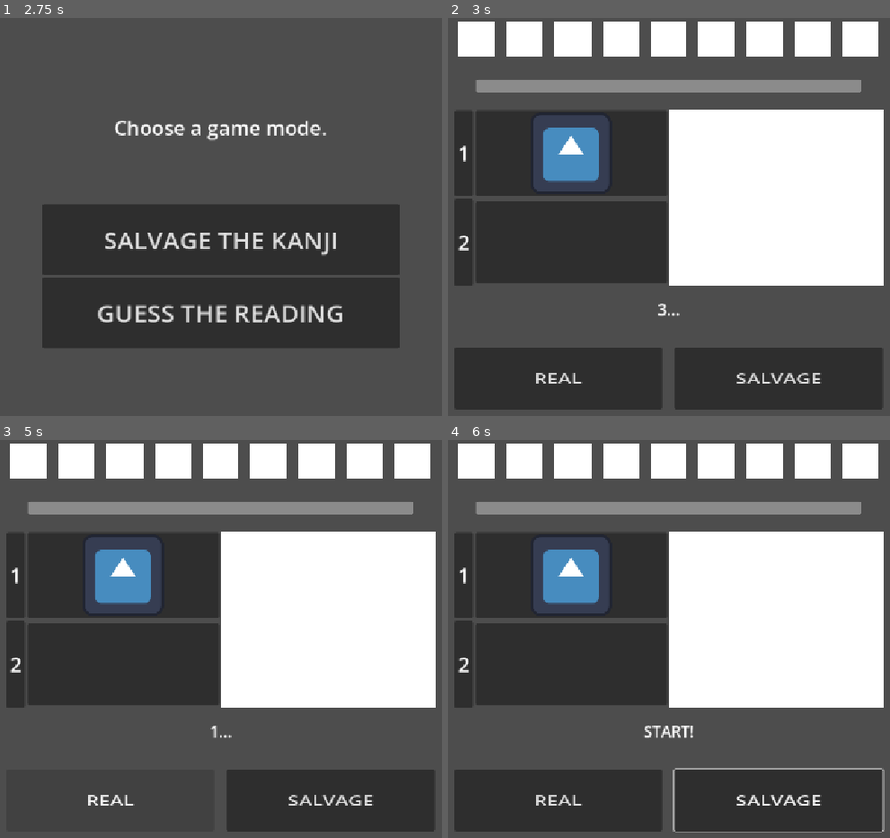
Above: before the commit, frames 1-4 (two rows, left to right).
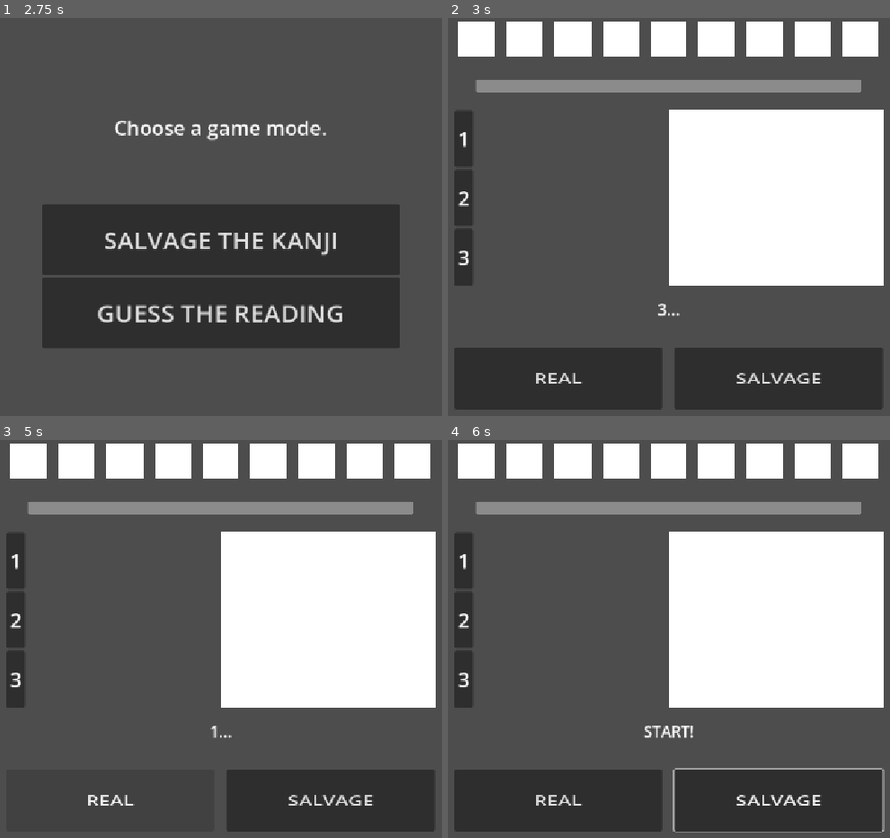
Above: after the commit, the same moments.

Repository: LeYohan-rgb/salvage_the_kanji
Game: Godot game, scene res://Scenes/initial_screen.tscn
Same seed, same stepped clock (60 frames per second), same inputs: the game is played once before the commit and once after it. The engine's default icon, where the game draws it, is replaced by a stand-in: a white triangle on a blue panel in a dark square.
Inputs (mouse positions are in pixels of both pictures, inside the frame that each line leads up to):
- Up to frame 1 (2.75 s): click "PLAY" at 0.5 s; click "PLAY" at 1.25 s; click "PLAY" at 2 s
- Up to frame 2 (3 s): click "SALVAGE THE KANJI" at 2.75 s
- Up to frame 3 (5 s): click (123, 575) at 3.52 s; click "REAL" at 4.25 s
- Up to frame 4 (6 s): click "SALVAGE" at 5 s; tap Enter at 5.75 s; move the mouse to (828, 623) at 5.77 s; hold Right from 5.78 s (still down); tap Alt at 5.85 s; click (828, 623) at 5.92 s

Frame 1 is identical in both runs. In frame 2, 17% of the frame differs, in the area x 1-50%, y 23-67%; in frame 3, 17%; in frame 4, 17%.

Commit message:
Finished kanji radical slot system. Depending on the kanji structure, the radicals arranged accordingly

Diff:
--- a/Scenes/salvage_arena.tscn
+++ b/Scenes/salvage_arena.tscn
@@ -1,7 +1,6 @@
 [gd_scene format=3 uid="uid://diitw4yw1ls3i"]
 
 [ext_resource type="Script" uid="uid://cxckel8ei86rj" path="res://Scripts/salvage_arena.gd" id="1_nmltm"]
-[ext_resource type="Texture2D" uid="uid://c3b5rxa3tiihi" path="res://icon.svg" id="2_v0ie1"]
 
 [node name="playing_arena" type="Control" unique_id=1805332936]
 layout_mode = 3
@@ -154,12 +153,14 @@
 [node name="radical_container" type="GridContainer" parent="main_container/center_container/kanji_container/radical_list_container/radical_1" unique_id=1538803821]
 layout_mode = 2
 size_flags_horizontal = 3
+columns = 4
 
 [node name="Panel" type="Button" parent="main_container/center_container/kanji_container/radical_list_container/radical_1/radical_container" unique_id=1244563564]
-layout_mode = 2
-size_flags_horizontal = 3
-size_flags_vertical = 3
-icon = ExtResource("2_v0ie1")
+visible = false
+layout_mode = 2
+size_flags_horizontal = 3
+size_flags_vertical = 3
+text_overrun_behavior = 1
 icon_alignment = 1
 expand_icon = true
 
@@ -168,7 +169,6 @@
 layout_mode = 2
 size_flags_horizontal = 3
 size_flags_vertical = 3
-icon = ExtResource("2_v0ie1")
 icon_alignment = 1
 expand_icon = true
 
@@ -177,7 +177,6 @@
 layout_mode = 2
 size_flags_horizontal = 3
 size_flags_vertical = 3
-icon = ExtResource("2_v0ie1")
 icon_alignment = 1
 expand_icon = true
 
@@ -186,7 +185,6 @@
 layout_mode = 2
 size_flags_horizontal = 3
 size_flags_vertical = 3
-icon = ExtResource("2_v0ie1")
 icon_alignment = 1
 expand_icon = true
 
@@ -195,7 +193,6 @@
 layout_mode = 2
 size_flags_horizontal = 3
 size_flags_vertical = 3
-icon = ExtResource("2_v0ie1")
 icon_alignment = 1
 expand_icon = true
 
@@ -204,7 +201,6 @@
 layout_mode = 2
 size_flags_horizontal = 3
 size_flags_vertical = 3
-icon = ExtResource("2_v0ie1")
 icon_alignment = 1
 expand_icon = true
 
@@ -213,7 +209,6 @@
 layout_mode = 2
 size_flags_horizontal = 3
 size_flags_vertical = 3
-icon = ExtResource("2_v0ie1")
 icon_alignment = 1
 expand_icon = true
 
@@ -222,7 +217,70 @@
 layout_mode = 2
 size_flags_horizontal = 3
 size_flags_vertical = 3
-icon = ExtResource("2_v0ie1")
+icon_alignment = 1
+expand_icon = true
+
+[node name="Panel9" type="Button" parent="main_container/center_container/kanji_container/radical_list_container/radical_1/radical_container" unique_id=1484378296]
+visible = false
+layout_mode = 2
+size_flags_horizontal = 3
+size_flags_vertical = 3
+icon_alignment = 1
+expand_icon = true
+
+[node name="Panel10" type="Button" parent="main_container/center_container/kanji_container/radical_list_container/radical_1/radical_container" unique_id=545833998]
+visible = false
+layout_mode = 2
+size_flags_horizontal = 3
+size_flags_vertical = 3
+icon_alignment = 1
+expand_icon = true
+
+[node name="Panel11" type="Button" parent="main_container/center_container/kanji_container/radical_list_container/radical_1/radical_container" unique_id=1443293920]
+visible = false
+layout_mode = 2
+size_flags_horizontal = 3
+size_flags_vertical = 3
+icon_alignment = 1
+expand_icon = true
+
+[node name="Panel12" type="Button" parent="main_container/center_container/kanji_container/radical_list_container/radical_1/radical_container" unique_id=237734129]
+visible = false
+layout_mode = 2
+size_flags_horizontal = 3
+size_flags_vertical = 3
+icon_alignment = 1
+expand_icon = true
+
+[node name="Panel13" type="Button" parent="main_container/center_container/kanji_container/radical_list_container/radical_1/radical_container" unique_id=2006665741]
+visible = false
+layout_mode = 2
+size_flags_horizontal = 3
+size_flags_vertical = 3
+icon_alignment = 1
+expand_icon = true
+
+[node name="Panel14" type="Button" parent="main_container/center_container/kanji_container/radical_list_container/radical_1/radical_container" unique_id=2032459115]
+visible = false
+layout_mode = 2
+size_flags_horizontal = 3
+size_flags_vertical = 3
+icon_alignment = 1
+expand_icon = true
+
+[node name="Panel15" type="Button" parent="main_container/center_container/kanji_container/radical_list_container/radical_1/radical_container" unique_id=1592820898]
+visible = false
+layout_mode = 2
+size_flags_horizontal = 3
+size_flags_vertical = 3
+icon_alignment = 1
+expand_icon = true
+
+[node name="Panel16" type="Button" parent="main_container/center_container/kanji_container/radical_list_container/radical_1/radical_container" unique_id=424035486]
+visible = false
+layout_mode = 2
+size_flags_horizontal = 3
+size_flags_vertical = 3
 icon_alignment = 1
 expand_icon = true
 
@@ -251,19 +309,135 @@
 layout_mode = 2
 size_flags_horizontal = 3
 
-[node name="Panel" type="Panel" parent="main_container/center_container/kanji_container/radical_list_container/radical_2/radical_container" unique_id=1223300860]
-layout_mode = 2
-
-[node name="Panel2" type="Panel" parent="main_container/center_container/kanji_container/radical_list_container/radical_2/radical_container" unique_id=1286736289]
-layout_mode = 2
-size_flags_horizontal = 3
-size_flags_vertical = 3
-
-[node name="Panel3" type="Panel" parent="main_container/center_container/kanji_container/radical_list_container/radical_2/radical_container" unique_id=822391234]
-layout_mode = 2
+[node name="Panel" type="Button" parent="main_container/center_container/kanji_container/radical_list_container/radical_2/radical_container" unique_id=2097267444]
+visible = false
+layout_mode = 2
+size_flags_horizontal = 3
+size_flags_vertical = 3
+icon_alignment = 1
+expand_icon = true
+
+[node name="Panel2" type="Button" parent="main_container/center_container/kanji_container/radical_list_container/radical_2/radical_container" unique_id=1951267175]
+visible = false
+layout_mode = 2
+size_flags_horizontal = 3
+size_flags_vertical = 3
+icon_alignment = 1
+expand_icon = true
+
+[node name="Panel3" type="Button" parent="main_container/center_container/kanji_container/radical_list_container/radical_2/radical_container" unique_id=1975038240]
+visible = false
+layout_mode = 2
+size_flags_horizontal = 3
+size_flags_vertical = 3
+icon_alignment = 1
+expand_icon = true
+
+[node name="Panel4" type="Button" parent="main_container/center_container/kanji_container/radical_list_container/radical_2/radical_container" unique_id=1578031912]
+visible = false
+layout_mode = 2
+size_flags_horizontal = 3
+size_flags_vertical = 3
+icon_alignment = 1
+expand_icon = true
+
+[node name="Panel5" type="Button" parent="main_container/center_container/kanji_container/radical_list_container/radical_2/radical_container" unique_id=91868318]
+visible = false
+layout_mode = 2
+size_flags_horizontal = 3
+size_flags_vertical = 3
+icon_alignment = 1
+expand_icon = true
+
+[node name="Panel6" type="Button" parent="main_container/center_container/kanji_container/radical_list_container/radical_2/radical_container" unique_id=1435636102]
+visible = false
+layout_mode = 2
+size_flags_horizontal = 3
+size_flags_vertical = 3
+icon_alignment = 1
+expand_icon = true
+
+[node name="Panel7" type="Button" parent="main_container/center_container/kanji_container/radical_list_container/radical_2/radical_container" unique_id=1102971884]
+visible = false
+layout_mode = 2
+size_flags_horizontal = 3
+size_flags_vertical = 3
+icon_alignment = 1
+expand_icon = true
+
+[node name="Panel8" type="Button" parent="main_container/center_container/kanji_container/radical_list_container/radical_2/radical_container" unique_id=406424109]
+visible = false
+layout_mode = 2
+size_flags_horizontal = 3
+size_flags_vertical = 3
+icon_alignment = 1
+expand_icon = true
+
+[node name="Panel9" type="Button" parent="main_container/center_container/kanji_container/radical_list_container/radical_2/radical_container" unique_id=100084921]
+visible = false
+layout_mode = 2
+size_flags_horizontal = 3
+size_flags_vertical = 3
+icon_alignment = 1
+expand_icon = true
+
+[node name="Panel10" type="Button" parent="main_container/center_container/kanji_container/radical_list_container/radical_2/radical_container" unique_id=813013762]
+visible = false
+layout_mode = 2
+size_flags_horizontal = 3
+size_flags_vertical = 3
+icon_alignment = 1
+expand_icon = true
+
+[node name="Panel11" type="Button" parent="main_container/center_container/kanji_container/radical_list_container/radical_2/radical_container" unique_id=1445834204]
+visible = false
+layout_mode = 2
+size_flags_horizontal = 3
+size_flags_vertical = 3
+icon_alignment = 1
+expand_icon = true
+
+[node name="Panel12" type="Button" parent="main_container/center_container/kanji_container/radical_list_container/radical_2/radical_container" unique_id=1706379627]
+visible = false
+layout_mode = 2
+size_flags_horizontal = 3
+size_flags_vertical = 3
+icon_alignment = 1
+expand_icon = true
+
+[node name="Panel13" type="Button" parent="main_container/center_container/kanji_container/radical_list_container/radical_2/radical_container" unique_id=541752750]
+visible = false
+layout_mode = 2
+size_flags_horizontal = 3
+size_flags_vertical = 3
+icon_alignment = 1
+expand_icon = true
+
+[node name="Panel14" type="Button" parent="main_container/center_container/kanji_container/radical_list_container/radical_2/radical_container" unique_id=2067301583]
+visible = false
+layout_mode = 2
+size_flags_horizontal = 3
+size_flags_vertical = 3
+icon_alignment = 1
+expand_icon = true
+
+[node name="Panel15" type="Button" parent="main_container/center_container/kanji_container/radical_list_container/radical_2/radical_container" unique_id=1767349251]
+visible = false
+layout_mode = 2
+size_flags_horizontal = 3
+size_flags_vertical = 3
+icon_alignment = 1
+expand_icon = true
+
+[node name="Panel16" type="Button" parent="main_container/center_container/kanji_container/radical_list_container/radical_2/radical_container" unique_id=1084371189]
+visible = false
+layout_mode = 2
+size_flags_horizontal = 3
+size_flags_vertical = 3
+icon_alignment = 1
+expand_icon = true
 
 [node name="radical_3" type="HBoxContainer" parent="main_container/center_container/kanji_container/radical_list_container" unique_id=125215727]
-visible = false
 layout_mode = 2
 size_flags_vertical = 3
 
@@ -288,16 +462,133 @@
 layout_mode = 2
 size_flags_horizontal = 3
 
-[node name="Panel" type="Panel" parent="main_container/center_container/kanji_container/radical_list_container/radical_3/radical_container" unique_id=188120786]
-layout_mode = 2
-
-[node name="Panel2" type="Panel" parent="main_container/center_container/kanji_container/radical_list_container/radical_3/radical_container" unique_id=1432515027]
-layout_mode = 2
-size_flags_horizontal = 3
-size_flags_vertical = 3
-
-[node name="Panel3" type="Panel" parent="main_container/center_container/kanji_container/radical_list_container/radical_3/radical_container" unique_id=1774458567]
-layout_mode = 2
+[node name="Panel" type="Button" parent="main_container/center_container/kanji_container/radical_list_container/radical_3/radical_container" unique_id=1418136871]
+visible = false
+layout_mode = 2
+size_flags_horizontal = 3
+size_flags_vertical = 3
+icon_alignment = 1
+expand_icon = true
+
+[node name="Panel2" type="Button" parent="main_container/center_container/kanji_container/radical_list_container/radical_3/radical_container" unique_id=1543506149]
+visible = false
+layout_mode = 2
+size_flags_horizontal = 3
+size_flags_vertical = 3
+icon_alignment = 1
+expand_icon = true
+
+[node name="Panel3" type="Button" parent="main_container/center_container/kanji_container/radical_list_container/radical_3/radical_container" unique_id=371584215]
+visible = false
+layout_mode = 2
+size_flags_horizontal = 3
+size_flags_vertical = 3
+icon_alignment = 1
+expand_icon = true
+
+[node name="Panel4" type="Button" parent="main_container/center_container/kanji_container/radical_list_container/radical_3/radical_container" unique_id=461458117]
+visible = false
+layout_mode = 2
+size_flags_horizontal = 3
+size_flags_vertical = 3
+icon_alignment = 1
+expand_icon = true
+
+[node name="Panel5" type="Button" parent="main_container/center_container/kanji_container/radical_list_container/radical_3/radical_container" unique_id=1557953491]
+visible = false
+layout_mode = 2
+size_flags_horizontal = 3
+size_flags_vertical = 3
+icon_alignment = 1
+expand_icon = true
+
+[node name="Panel6" type="Button" parent="main_container/center_container/kanji_container/radical_list_container/radical_3/radical_container" unique_id=1648369173]
+visible = false
+layout_mode = 2
+size_flags_horizontal = 3
+size_flags_vertical = 3
+icon_alignment = 1
+expand_icon = true
+
+[node name="Panel7" type="Button" parent="main_container/center_container/kanji_container/radical_list_container/radical_3/radical_container" unique_id=150902857]
+visible = false
+layout_mode = 2
+size_flags_horizontal = 3
+size_flags_vertical = 3
+icon_alignment = 1
+expand_icon = true
+
+[node name="Panel8" type="Button" parent="main_container/center_container/kanji_container/radical_list_container/radical_3/radical_container" unique_id=711845862]
+visible = false
+layout_mode = 2
+size_flags_horizontal = 3
+size_flags_vertical = 3
+icon_alignment = 1
+expand_icon = true
+
+[node name="Panel9" type="Button" parent="main_container/center_container/kanji_container/radical_list_container/radical_3/radical_container" unique_id=568920432]
+visible = false
+layout_mode = 2
+size_flags_horizontal = 3
+size_flags_vertical = 3
+icon_alignment = 1
+expand_icon = true
+
+[node name="Panel10" type="Button" parent="main_container/center_container/kanji_container/radical_list_container/radical_3/radical_container" unique_id=1176650480]
+visible = false
+layout_mode = 2
+size_flags_horizontal = 3
+size_flags_vertical = 3
+icon_alignment = 1
+expand_icon = true
+
+[node name="Panel11" type="Button" parent="main_container/center_container/kanji_container/radical_list_container/radical_3/radical_container" unique_id=50473237]
+visible = false
+layout_mode = 2
+size_flags_horizontal = 3
+size_flags_vertical = 3
+icon_alignment = 1
+expand_icon = true
+
+[node name="Panel12" type="Button" parent="main_container/center_container/kanji_container/radical_list_container/radical_3/radical_container" unique_id=15743454]
+visible = false
+layout_mode = 2
+size_flags_horizontal = 3
+size_flags_vertical = 3
+icon_alignment = 1
+expand_icon = true
+
+[node name="Panel13" type="Button" parent="main_container/center_container/kanji_container/radical_list_container/radical_3/radical_container" unique_id=879825623]
+visible = false
+layout_mode = 2
+size_flags_horizontal = 3
+size_flags_vertical = 3
+icon_alignment = 1
+expand_icon = true
+
+[node name="Panel14" type="Button" parent="main_container/center_container/kanji_container/radical_list_container/radical_3/radical_container" unique_id=1414057507]
+visible = false
+layout_mode = 2
+size_flags_horizontal = 3
+size_flags_vertical = 3
+icon_alignment = 1
+expand_icon = true
+
+[node name="Panel15" type="Button" parent="main_container/center_container/kanji_container/radical_list_container/radical_3/radical_container" unique_id=945089584]
+visible = false
+layout_mode = 2
+size_flags_horizontal = 3
+size_flags_vertical = 3
+icon_alignment = 1
+expand_icon = true
+
+[node name="Panel16" type="Button" parent="main_container/center_container/kanji_container/radical_list_container/radical_3/radical_container" unique_id=285466490]
+visible = false
+layout_mode = 2
+size_flags_horizontal = 3
+size_flags_vertical = 3
+icon_alignment = 1
+expand_icon = true
 
 [node name="kanji_box_container" type="Control" parent="main_container/center_container/kanji_container" unique_id=1370593828]
 layout_mode = 2
--- a/Scripts/salvage_arena.gd
+++ b/Scripts/salvage_arena.gd
@@ -5,6 +5,7 @@
 @onready var message_lbl = $main_container/center_container/message_container/message_label
 @onready var kanji_timer = $timers/kanji_timer
 @onready var kanji_time_bar = $main_container/center_container/time_container/time_bar
+#WE ASSUME 16 IS MAX NUM OF RADICALS IN ONE SLOT
 @onready var radical_slot_1 = $main_container/center_container/kanji_container/radical_list_container/radical_1
 @onready var radical_slot_2 = $main_container/center_container/kanji_container/radical_list_container/radical_2
 @onready var radical_slot_3 = $main_container/center_container/kanji_container/radical_list_container/radical_3
@@ -72,12 +73,58 @@
 	var kanji_structure = Global.kanji[index]["structure"]
 	var radical_slots = convert_structure_to_num_of_radical_slots(kanji_structure)
 
+	#SLOT 1
+	var radical_slot_1_array = Global.kanji[index][1]
+	var no_radicals = radical_slot_1_array.size() #AMOUNT OF RADICALS IN SLOT
+	var radical_mini_slots = radical_slot_1.get_node("radical_container").get_children()
+
+	#HIDE OTHER SLOTS ACCORDINGLY
+	if radical_slots == 3:
+		radical_slot_2.show()
+		radical_slot_3.show()
+	if radical_slots == 2:
+		radical_slot_3.hide()
+		radical_slot_2.show()
 	if radical_slots == 1:
-		var no_radicals = Global.kanji[index][1].size()
+		radical_slot_3.hide()
 		radical_slot_2.hide()
-		radical_slot_3.hide()
 
-		radical_slot_1.get_node("radical_container").columns = no_radicals_to_columns(no_radicals)
+	radical_slot_1.get_node("radical_container").columns = no_radicals_to_columns(no_radicals)
+	for i in range(16):
+		if i in range(no_radicals):
+			radical_mini_slots[i].show()
+			radical_mini_slots[i].text = radical_slot_1_array[i]
+
+		else:
+			radical_mini_slots[i].hide()
+
+	if radical_slots == 3:
+		var radical_slot_3_array = Global.kanji[index][3]
+		var no_radicals_3 = radical_slot_3_array.size() #AMOUNT OF RADICALS IN SLOT
+		var radical_mini_slots_3 = radical_slot_3.get_node("radical_container").get_children()
+
+		radical_slot_3.get_node("radical_container").columns = no_radicals_to_columns(no_radicals_3)
+		for i in range(16):
+			if i in range(no_radicals_3):
+				radical_mini_slots_3[i].show()
+				radical_mini_slots_3[i].text = radical_slot_3_array[i]
+
+			else:
+				radical_mini_slots_3[i].hide()
+
+	if radical_slots > 1:
+		var radical_slot_2_array = Global.kanji[index][2]
+		var no_radicals_2 = radical_slot_2_array.size() #AMOUNT OF RADICALS IN SLOT
+		var radical_mini_slots_2 = radical_slot_2.get_node("radical_container").get_children()
+
+		radical_slot_2.get_node("radical_container").columns = no_radicals_to_columns(no_radicals_2)
+		for i in range(16):
+			if i in range(no_radicals_2):
+				radical_mini_slots_2[i].show()
+				radical_mini_slots_2[i].text = radical_slot_2_array[i]
+
+			else:
+				radical_mini_slots_2[i].hide()
 
 
 func convert_structure_to_num_of_radical_slots(structure):
@@ -88,4 +135,12 @@
 	return 2
 
 func no_radicals_to_columns(radical_num):
-	pass
+	#ASSUMING NO KANJI HAS MORE THAN 16 RADICALS IN ONE SLOT
+	if radical_num == 1:
+		return 1
+	if radical_num == 2 or radical_num == 4:
+		return 2
+	if radical_num == 3 or radical_num == 5 or radical_num == 6:
+		return 3
+	else:
+		return 4
